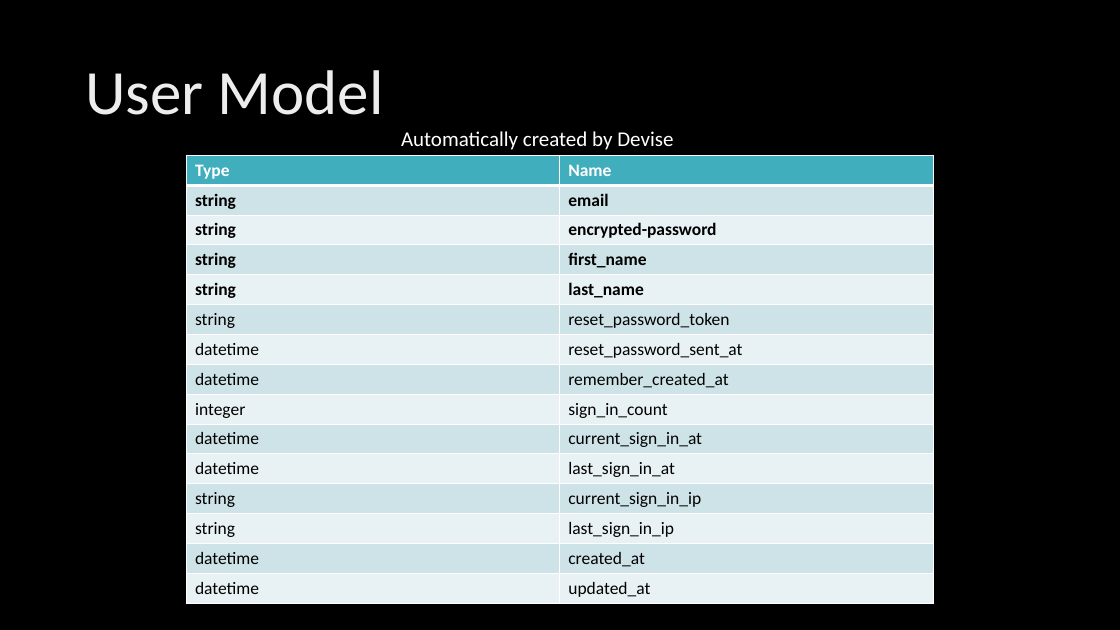
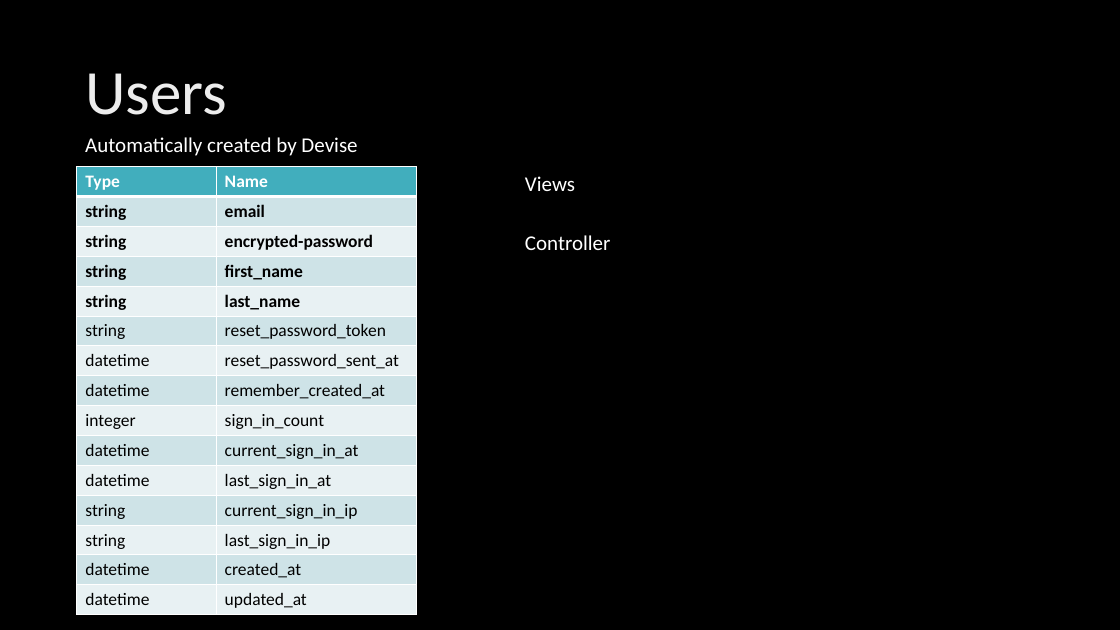
Before and after one commit to kylambouldin/CSE3901-FinalProject, a slide deck: slide 10 of Presentation.pptx (slide 9 before the commit). Drawn at 1120x630 pixels with LibreOffice and Linux fonts; fonts in the diff are those of the drawing; background and template pictures are left out. Boxes give left, top, right and bottom in pixels: in the first picture for what was removed or moved away, otherwise in the second. Text is boxed around its words. In the diff, an @@ line names an element or a change of style, - is before the commit and + after.

```diff
--- a/Presentation.pptx
+++ b/Presentation.pptx
@@ title at (85, 73, 227, 115): text changed @@
-User Model
+Users
@@ text "Automatically created by Devise": place and size @@
-text "Automatically created by Devise" at (401, 131, 673, 150)
+text "Automatically created by Devise" at (85, 137, 357, 156)
@@ table: place and size @@
-table at (187, 155, 933, 601)
+table at (77, 167, 417, 612)
@@ text added at (525, 176, 575, 191), 18 pt, text #FFFFFF @@
+Views
@@ text added at (525, 235, 611, 250), 18 pt, text #FFFFFF @@
+Controller
```
Also in this commit, not shown: 2 other slides changed, 1 slide added.
